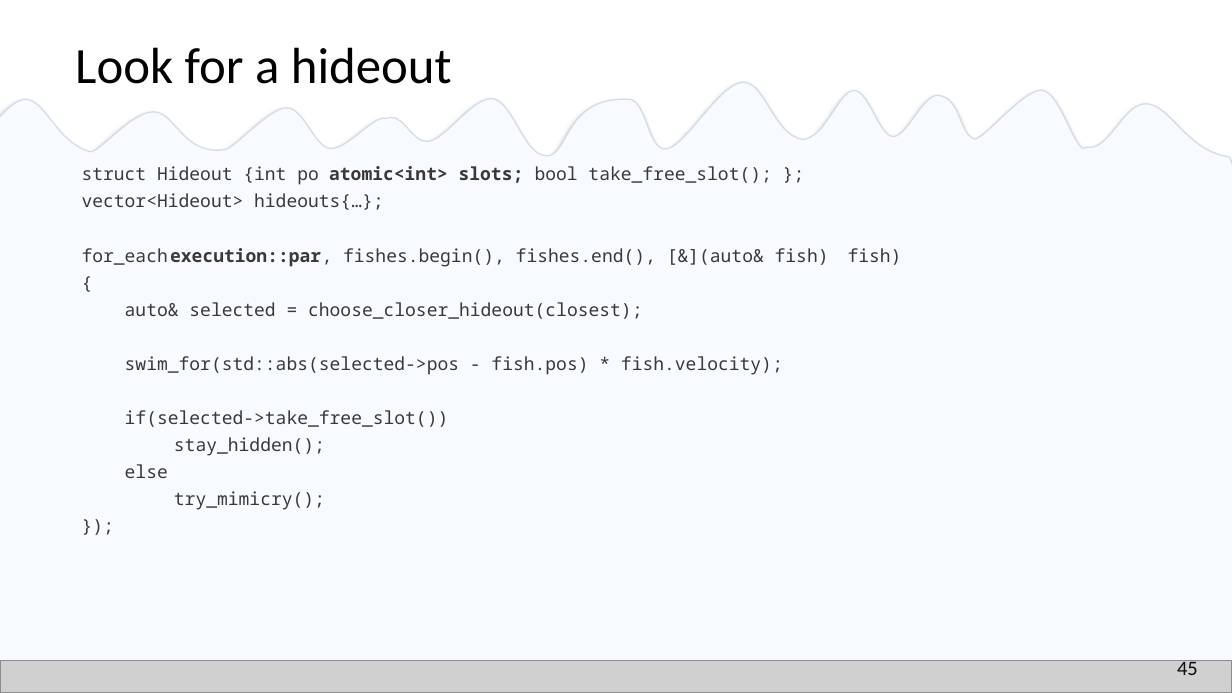
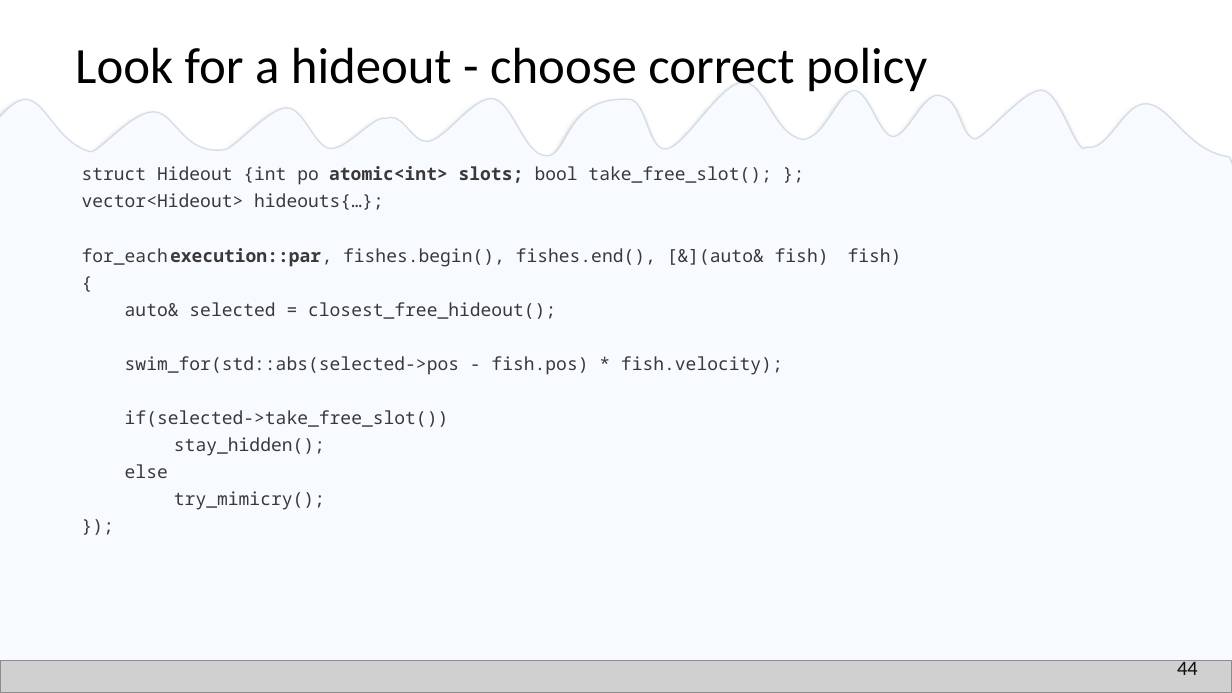
Before and after one commit to EmptySquareBubble/StoriesFromAParallelUniverse-, a slide deck: slide 45 of stories_from_a_paralel_universe.pptx (slide 46 before the commit). Drawn at 1232x693 pixels with LibreOffice and Linux fonts; fonts in the diff are those of the drawing; grey boxes stand for pictures. Boxes give left, top, right and bottom in pixels: in the first picture for what was removed or moved away, otherwise in the second. Text is boxed around its words. In the diff, an @@ line names an element or a change of style, - is before the commit and + after.

```diff
--- a/stories_from_a_paralel_universe.pptx
+++ b/stories_from_a_paralel_universe.pptx
@@ title at (75,47,927,95): text changed @@
-Look for a hideout
+Look for a hideout - choose correct policy
@@ text at (125,302,556,319): text changed @@
-auto& selected = choose_closer_hideout(closest);
+auto& selected = closest_free_hideout();
@@ page number at (1177,658,1198,675): text changed @@
-45
+44
```
Also in this commit, not shown: 4 other slides changed, 1 slide removed.
